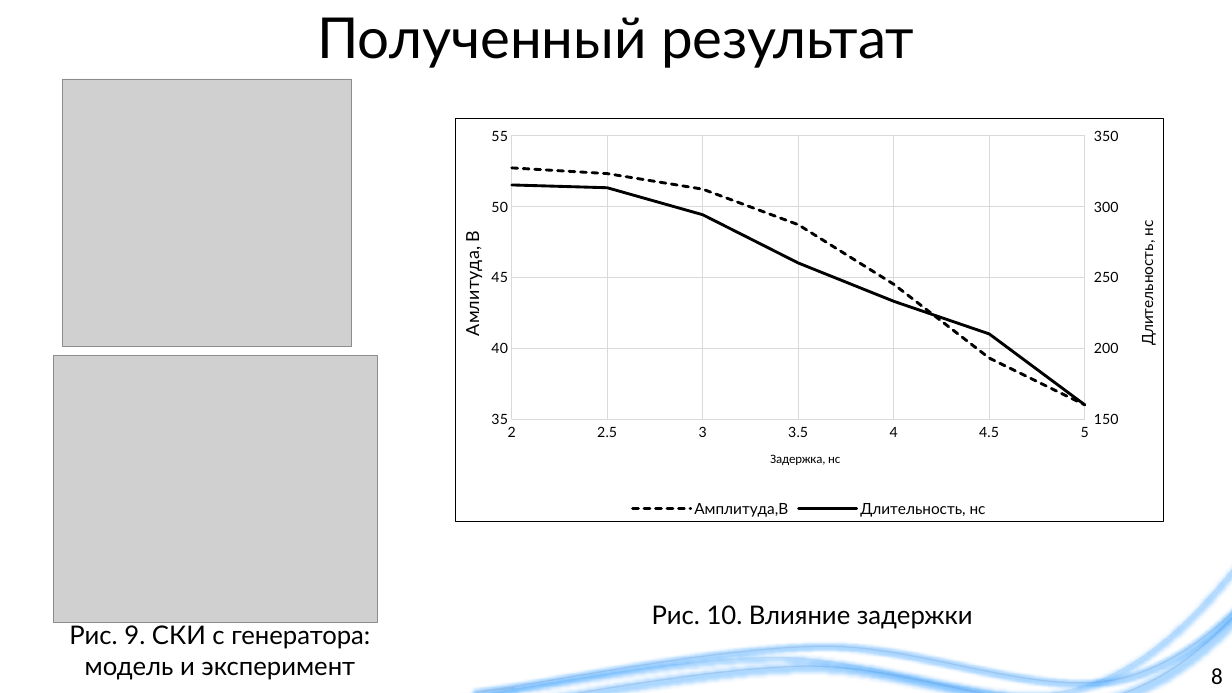
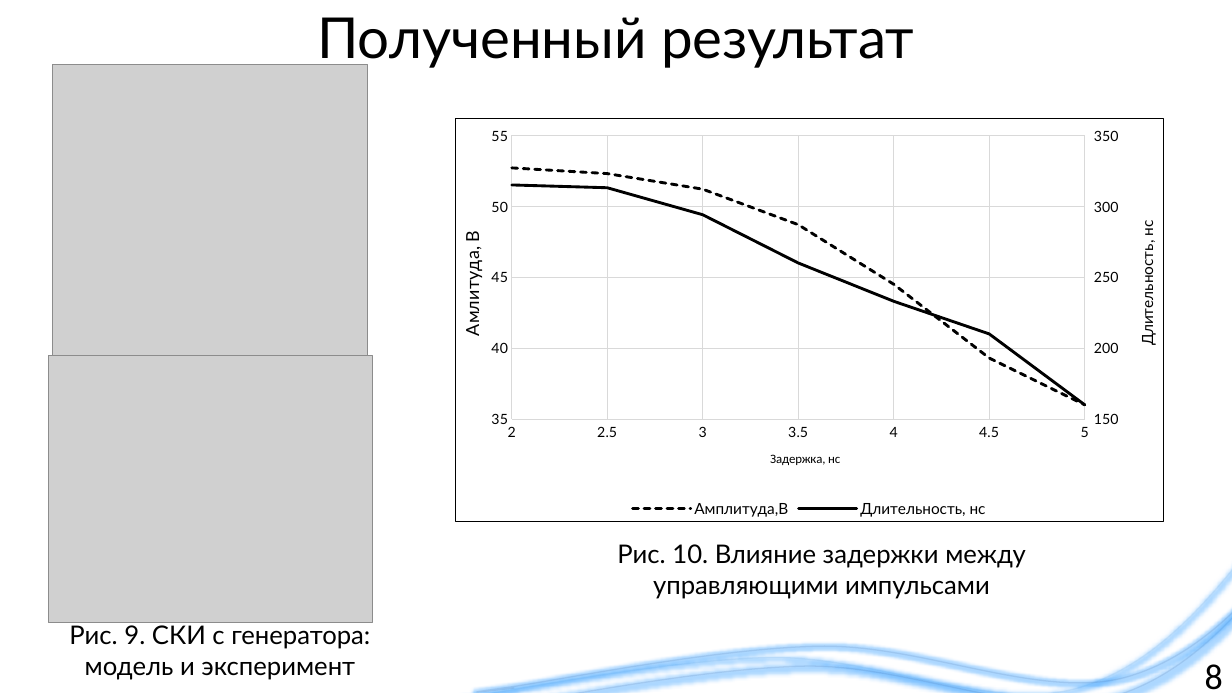
Before and after one commit to liveinscarlet/Study, a slide deck: slide 8 of Диссертация и предзащита/Презентация для предзащиты.pptx. Drawn at 1232x693 pixels with LibreOffice and Linux fonts; fonts in the diff are those of the drawing; grey boxes stand for pictures; background and template pictures are left out. Boxes give left, top, right and bottom in pixels: in the first picture for what was removed or moved away, otherwise in the second. Text is boxed around its words. In the diff, an @@ line names an element or a change of style, - is before the commit and + after.

```diff
--- a/Диссертация и предзащита/Презентация для предзащиты.pptx
+++ b/Диссертация и предзащита/Презентация для предзащиты.pptx
@@ picture resized from (x1=62, y1=79, x2=351, y2=346) to (x1=53, y1=65, x2=368, y2=356) @@
@@ picture moved from (x1=54, y1=356, x2=378, y2=623) to (x1=48, y1=356, x2=372, y2=623) @@
@@ text at (x1=653, y1=544, x2=1025, y2=599): text changed @@
-Рис. 10. Влияние задержки
+Рис. 10. Влияние задержки между управляющими импульсами
@@ page number at (x1=1205, y1=664, x2=1223, y2=690): size 18 to 28 pt @@
```
Also in this commit, not shown: 5 other slides changed.
